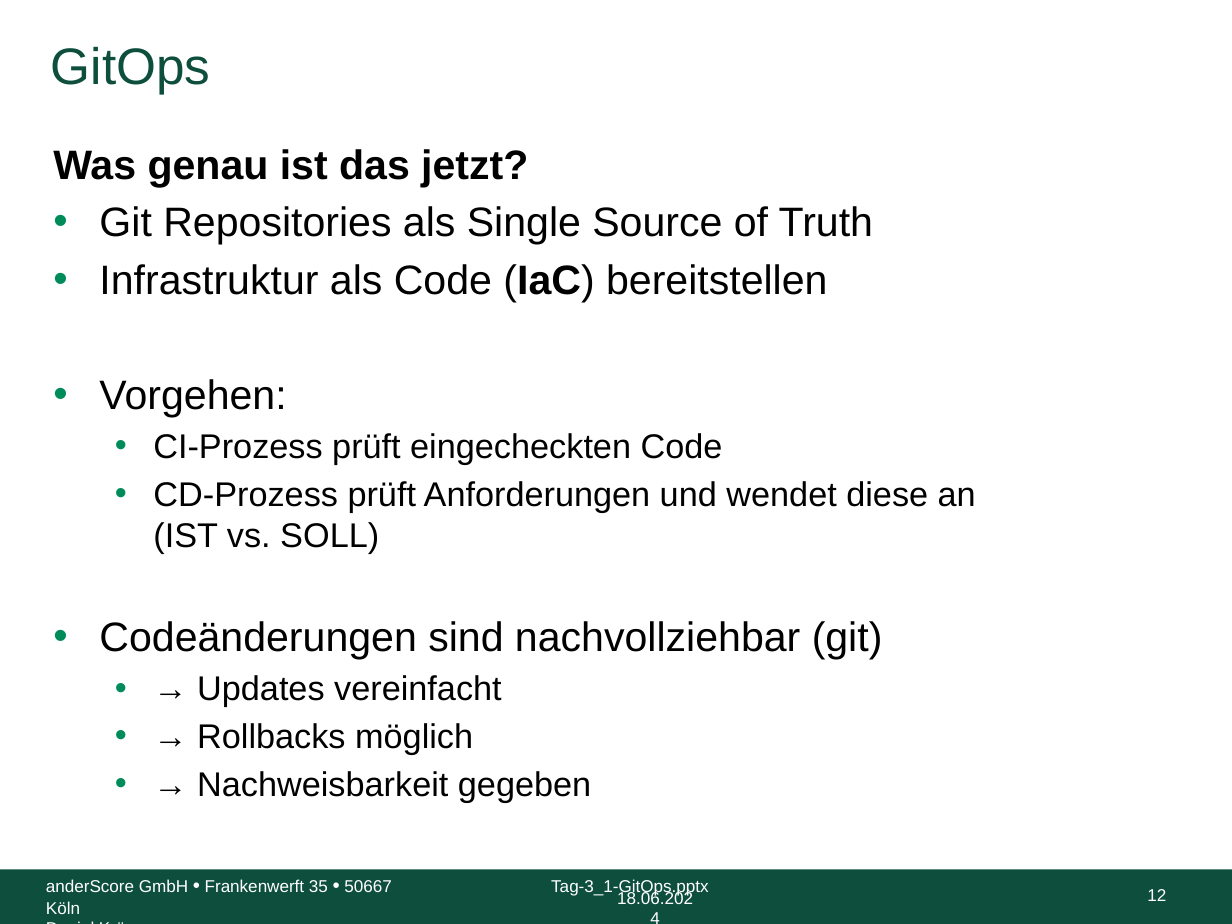
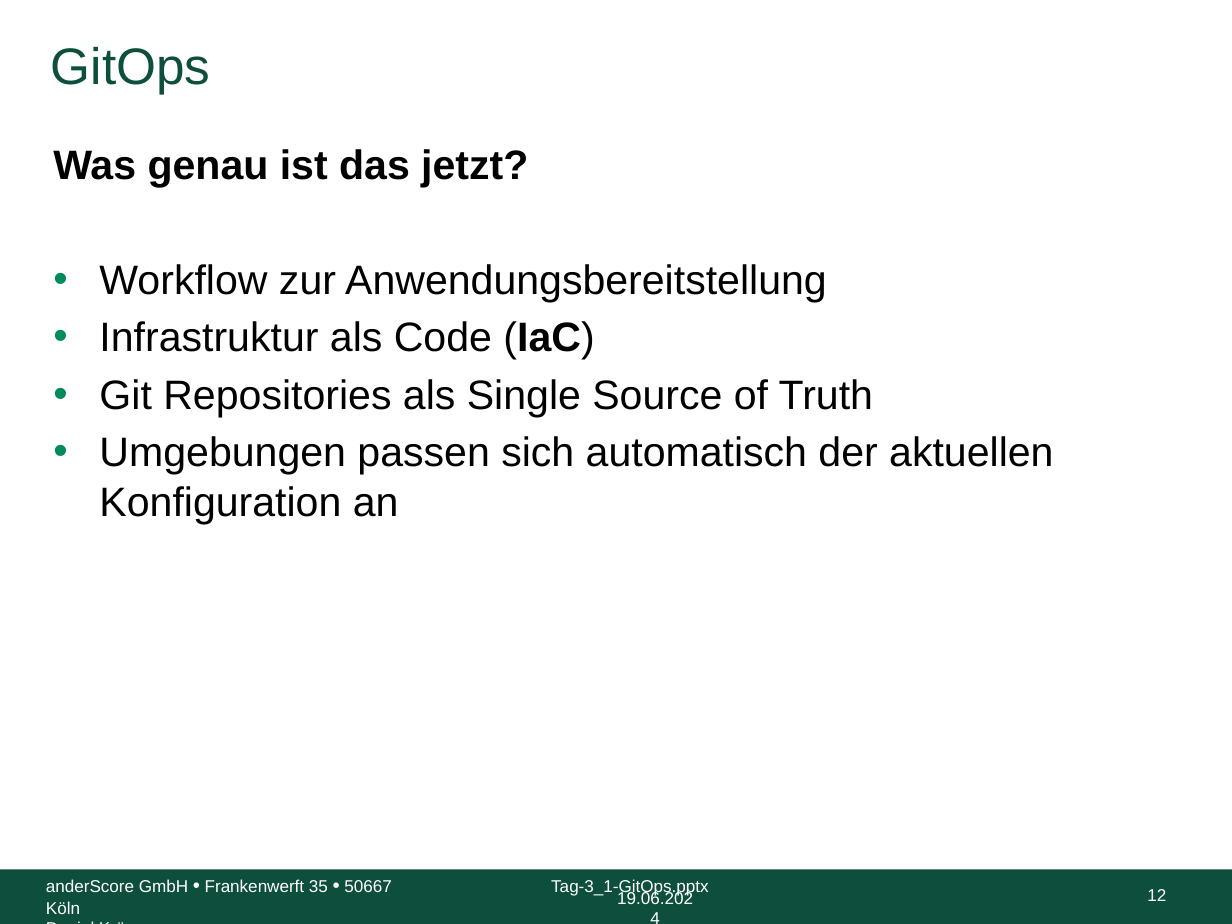
Before and after one commit to anderscore-gmbh/gitlab, a slide deck: slide 12 of slides/Tag-3_1-GitOps.pptx. Drawn at 1232x924 pixels with LibreOffice and Linux fonts; fonts in the diff are those of the drawing; background and template pictures are left out. Boxes give left, top, right and bottom in pixels: in the first picture for what was removed or moved away, otherwise in the second. Text is boxed around its words. In the diff, an @@ line names an element or a change of style, - is before the commit and + after.

```diff
--- a/slides/Tag-3_1-GitOps.pptx
+++ b/slides/Tag-3_1-GitOps.pptx
@@ text at (99, 264, 827, 360): paragraphs added @@
+• Workflow zur Anwendungsbereitstellung
+• Infrastruktur als Code (IaC)
@@ text at (99, 436, 1053, 524): text changed; size 20 to 24 pt @@
-• Infrastruktur als Code (IaC) bereitstellen
-• Vorgehen:
-  • CI-Prozess prüft eingecheckten Code
-  • CD-Prozess prüft Anforderungen und wendet diese an
-    (IST vs. SOLL)
-• Codeänderungen sind nachvollziehbar (git)
-  • → Updates vereinfacht
-  • → Rollbacks möglich
-  • → Nachweisbarkeit gegeben
+• Umgebungen passen sich automatisch der aktuellen Konfiguration an
@@ text at (617, 890, 693, 904): text changed @@
-18.06.2024
+19.06.2024
```
Also in this commit, not shown: 35 other slides changed, 1 slide added, 5 other files.
